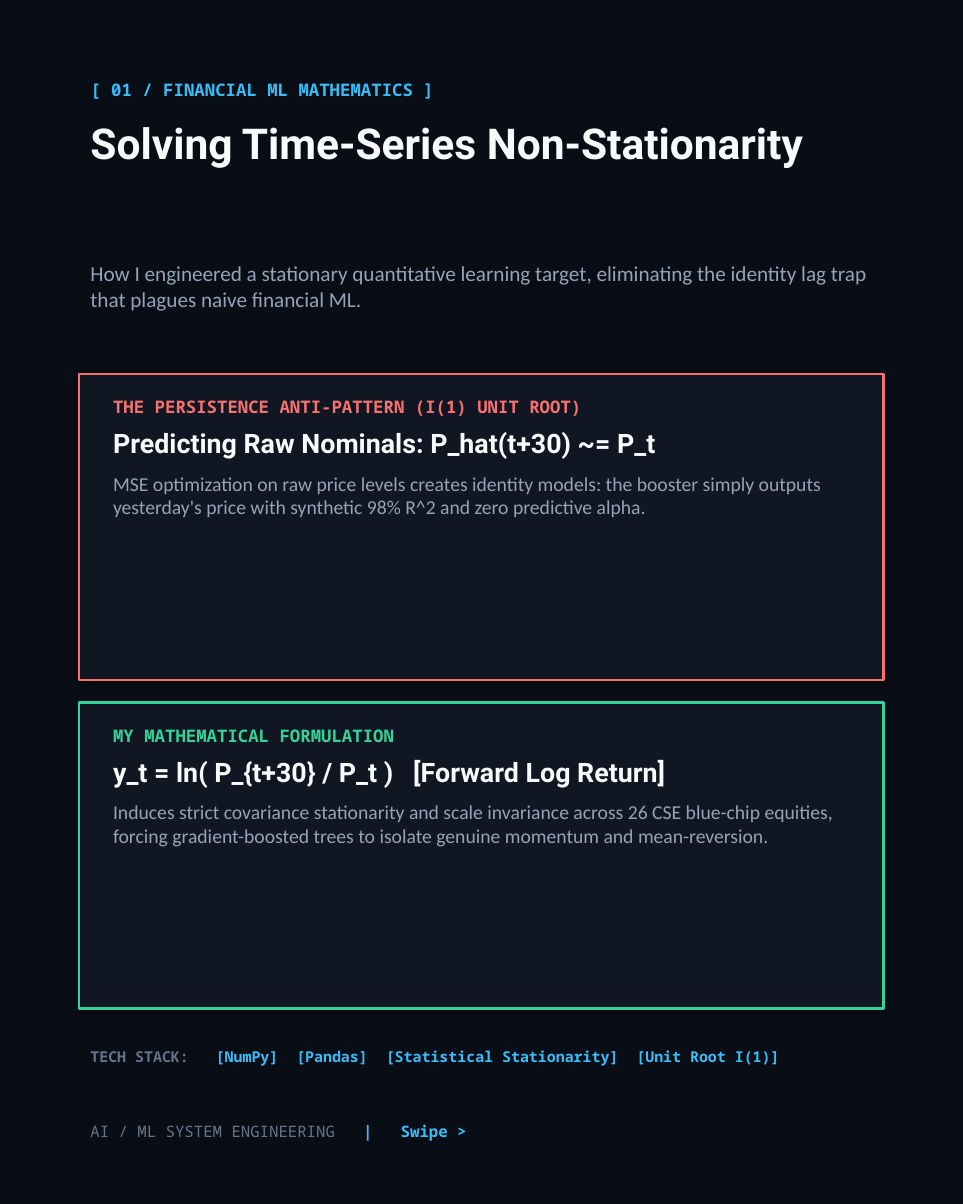
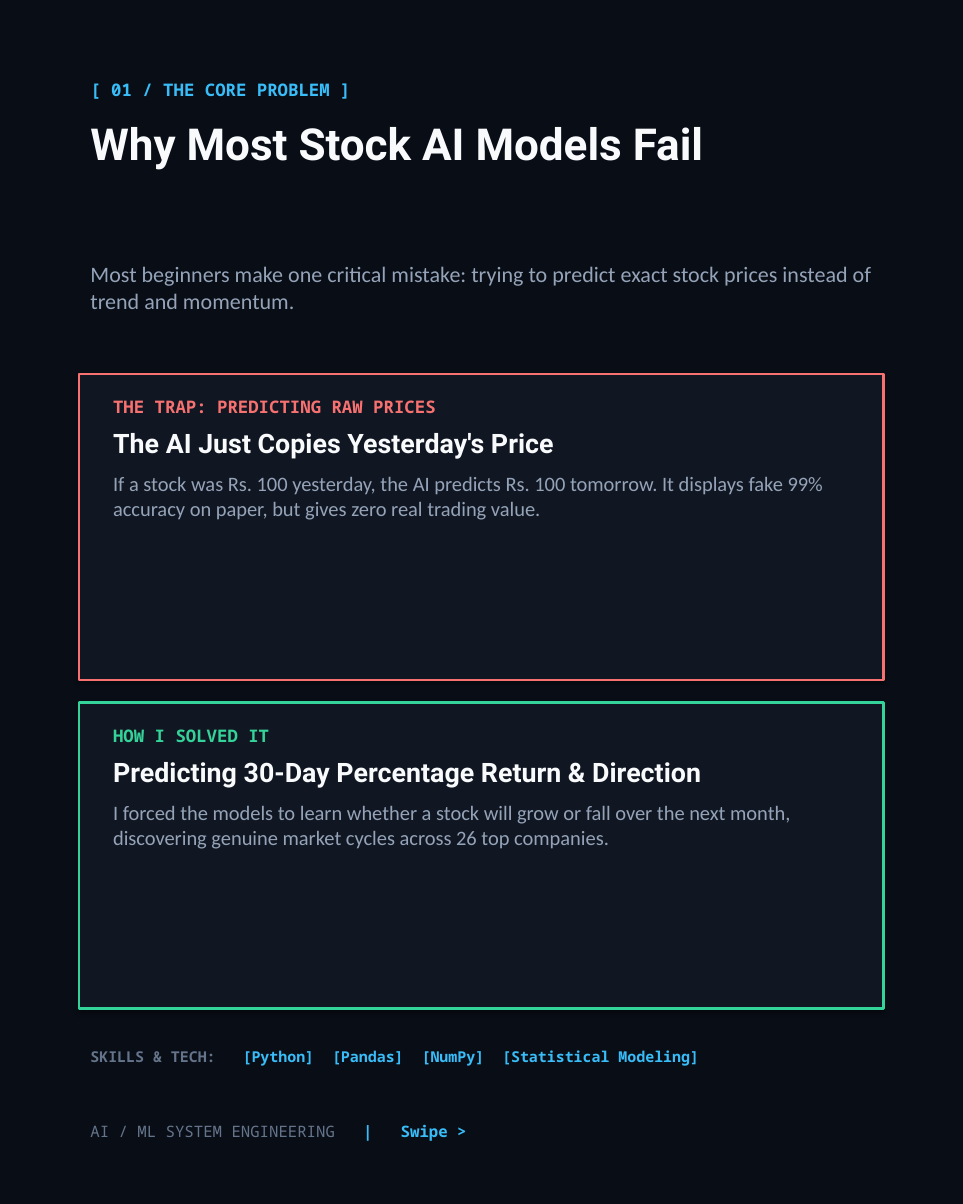
Before and after one commit to madhushankast/cse-market-intelligence, a slide deck: slide 1 of docs/linkedin_presentation_deck.pptx. Drawn at 963x1204 pixels with LibreOffice and Linux fonts; fonts in the diff are those of the drawing. Boxes give left, top, right and bottom in pixels: in the first picture for what was removed or moved away, otherwise in the second. Text is boxed around its words. In the diff, an @@ line names an element or a change of style, - is before the commit and + after.

```diff
--- a/docs/linkedin_presentation_deck.pptx
+++ b/docs/linkedin_presentation_deck.pptx
@@ text at (111,83,330,96): text changed @@
-[ 01 / FINANCIAL ML MATHEMATICS ]
+[ 01 / THE CORE PROBLEM ]
@@ text at (90,127,703,170): text changed; size 27 to 28 pt @@
-Solving Time-Series Non-Stationarity
+Why Most Stock AI Models Fail
@@ text at (90,266,871,309): text changed; size 13.5 to 14 pt @@
-How I engineered a stationary quantitative learning target, eliminating the identity lag trap that plagues naive financial ML.
+Most beginners make one critical mistake: trying to predict exact stock prices instead of trend and momentum.
@@ text at (113,400,823,520): text changed; size 12.5 to 13 pt @@
-THE PERSISTENCE ANTI-PATTERN (I(1) UNIT ROOT)
-Predicting Raw Nominals: P_hat(t+30) ~= P_t
-MSE optimization on raw price levels creates identity models: the booster simply outputs yesterday's price with synthetic 98% R^2 and zero predictive alpha.
+THE TRAP: PREDICTING RAW PRICES
+The AI Just Copies Yesterday's Price
+If a stock was Rs. 100 yesterday, the AI predicts Rs. 100 tomorrow. It displays fake 99% accuracy on paper, but gives zero real trading value.
@@ text at (113,729,790,849): text changed; size 12.5 to 13 pt @@
-MY MATHEMATICAL FORMULATION
-y_t = ln( P_{t+30} / P_t ) [Forward Log Return]
-Induces strict covariance stationarity and scale invariance across 26 CSE blue-chip equities, forcing gradient-boosted trees to isolate genuine momentum and mean-reversion.
+HOW I SOLVED IT
+Predicting 30-Day Percentage Return & Direction
+I forced the models to learn whether a stock will grow or fall over the next month, discovering genuine market cycles across 26 top companies.
@@ text at (90,1050,699,1066): text changed @@
-TECH STACK: [NumPy] [Pandas] [Statistical Stationarity] [Unit Root I(1)]
+SKILLS & TECH: [Python] [Pandas] [NumPy] [Statistical Modeling]
```
Also in this commit, not shown: 1 other slide changed, 3 slides added, 3 slides removed, 2 other files.
